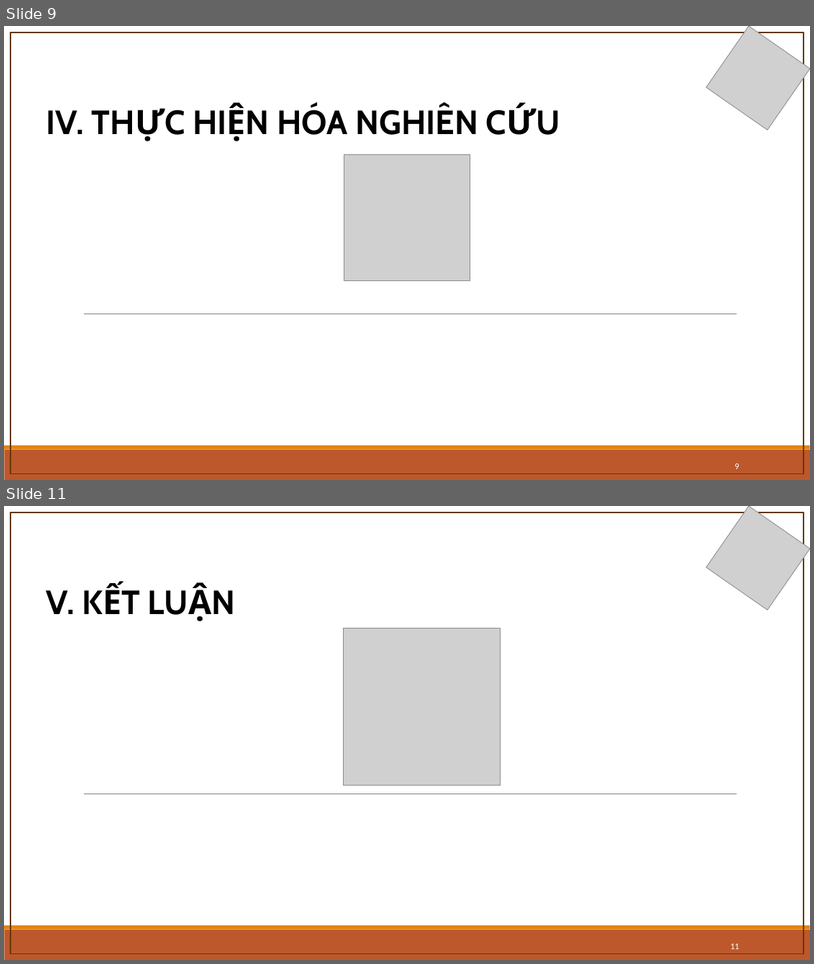
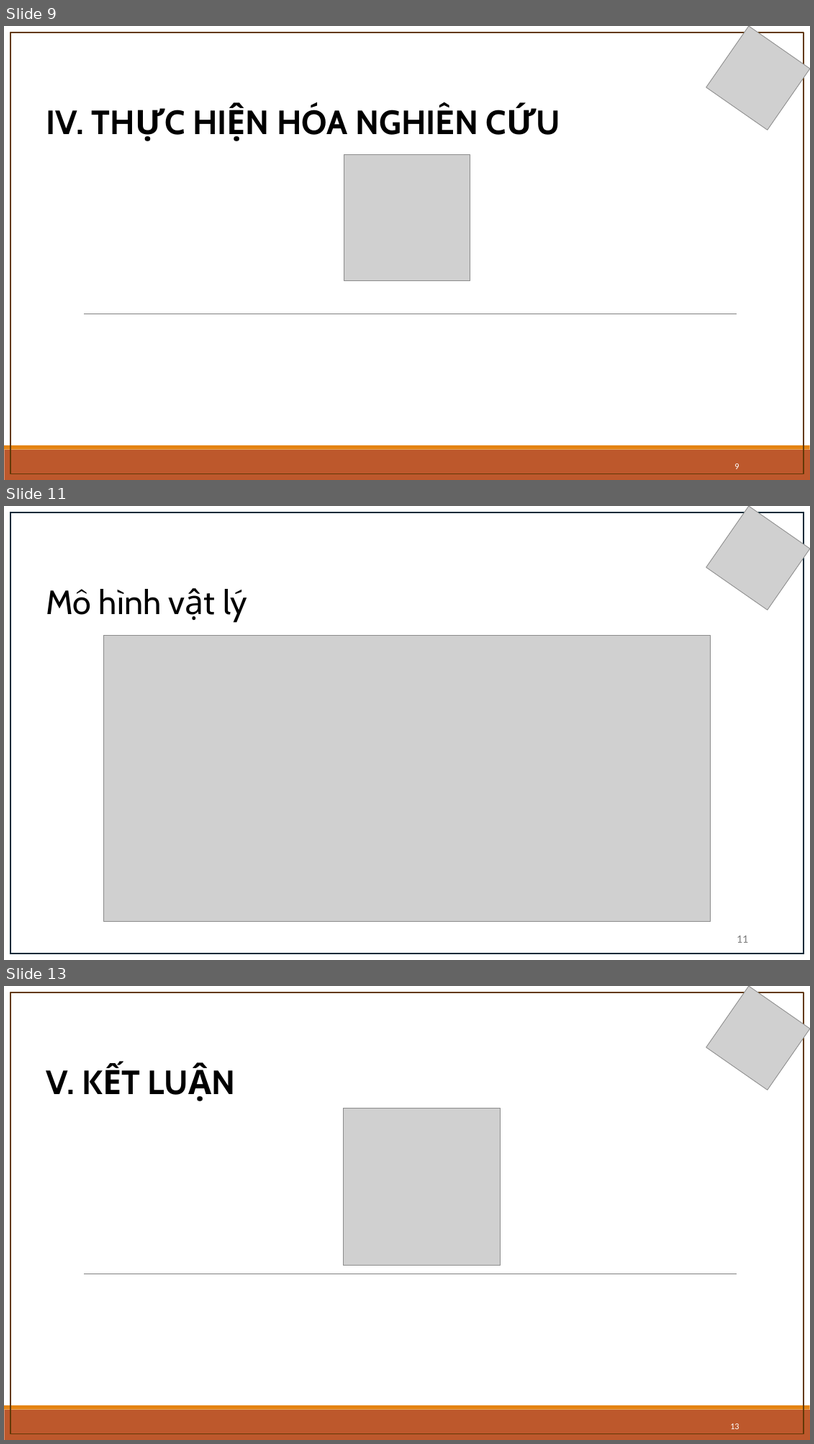
Before and after one commit to nguyenhoangnhan2102/CN---DA21TTA---NguyenHoangNhan---B-n-i-n-tho-i, a slide deck: thesis/Chuyên ngành - Nguyễn Hoàng Nhân - DA21TTA - 110121071.pptx. Shown one above the other, each under a label of ours: slides 9 and 11 before the commit, slides 9, 11 and 13 after it; the slides between them are not shown. The pictures are 814x964 and 814x1444 pixels, drawn with LibreOffice and Linux fonts; fonts in the diff are those of the drawing; grey boxes stand for pictures. Boxes give left, top, right and bottom in pixels: in the first picture for what was removed or moved away, otherwise in the second. Text is boxed around its words. In the diff, an @@ line names an element or a change of style, - is before the commit and + after.

```diff
--- a/thesis/Chuyên ngành - Nguyễn Hoàng Nhân - DA21TTA - 110121071.pptx
+++ b/thesis/Chuyên ngành - Nguyễn Hoàng Nhân - DA21TTA - 110121071.pptx
@@ slide 11 added at bbox=[4, 506, 810, 960], background #FFFFFF @@
@@ rectangle added at bbox=[10, 512, 805, 954], outline #092A39 1.5 pt @@
@@ picture added at bbox=[707, 506, 810, 610] @@
@@ text added at bbox=[46, 589, 247, 623], 40 pt, text #000000 @@
+Mô hình vật lý
@@ picture added at bbox=[104, 636, 710, 921] @@
@@ page number added at bbox=[737, 935, 748, 942], 12 pt, text #797979 @@
+11
@@ what was slide 11 is now slide 13 @@
@@ page number at bbox=[730, 1423, 739, 1429]: text changed @@
-11
+13
```
Also in this commit, not shown: 2 slides changed, 1 other slide added, 1 other file.
